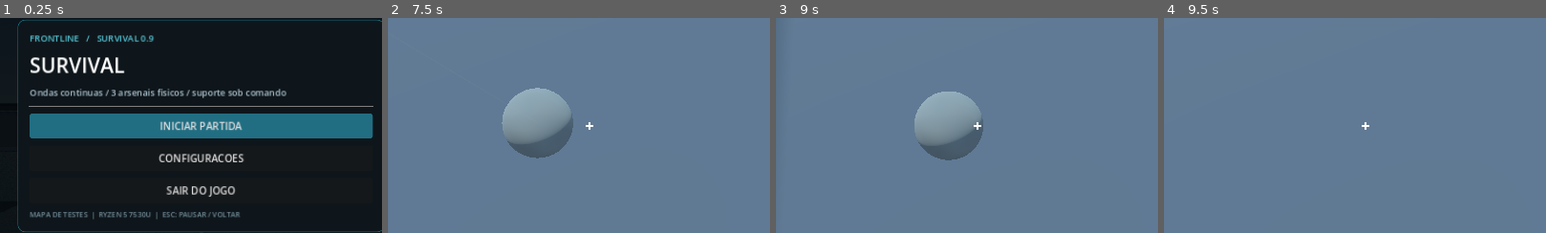
Above: before the commit, frames 1-4 (left to right).
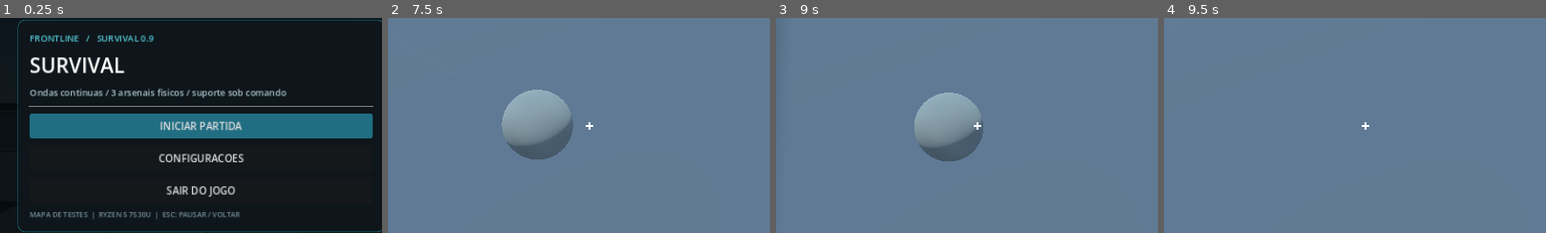
Above: after the commit, the same moments.

Repository: TPollTech/Frontline-Survival
Game: Godot game, scene res://scenes/main.tscn
The game is run twice, just before and just after one commit, with the same random seed, the same clock (stepped at 60 frames per second) and the same inputs.
Inputs (mouse positions are % of the whole screen's width and height, from its top left):
- Up to frame 1 (0.25 s): no input
- Up to frame 2 (7.5 s): click "INICIAR PARTIDA" at 0.5 s; tap Enter at 1.25, 1.35 s; move the mouse to (55, 50) at 1.27 s; hold W 1.28-6.53 s; click (55, 50) at 1.42 s; tap Space at 1.52, 2.27, 3.77, 4.52, 5.27, 6.77 s; move the mouse to (45, 50) at 2.02 s; tap Keypad Enter at 2.1 s; click (45, 50) at 2.17 s; move the mouse to (52, 48) at 2.77 s; tap F at 2.85 s; click (52, 48) at 2.92 s; move the mouse to (49, 52) at 3.52 s; tap 1 at 3.6 s; click (49, 52) at 3.67 s; move the mouse to (57, 51) at 4.27 s; tap 5 at 4.35 s; click (57, 51) at 4.42 s; move the mouse to (42, 49) at 5.02 s; tap 3 at 5.1 s; click (42, 49) at 5.17 s; move the mouse to (51, 50) at 5.77 s; tap 4 at 5.85 s; click (51, 50) at 5.92 s; move the mouse to (46, 48) at 6.52 s; hold D 6.53-7.28 s; tap N at 6.6 s; click (46, 48) at 6.67 s; move the mouse to (55, 50) at 7.27 s; hold W from 7.28 s (still down); hold C from 7.28 s (still down); click (55, 50) at 7.42 s
- Up to frame 3 (9 s): keep holding W; tap Space at 7.52, 8.27 s; move the mouse to (45, 50) at 8.02 s; release C at 8.03 s; tap Ctrl at 8.1 s; click (45, 50) at 8.17 s; move the mouse to (52, 48) at 8.77 s; hold Shift from 8.78 s (still down); click (52, 48) at 8.92 s
- Up to frame 4 (9.5 s): keep holding W; keep holding Shift
The pictures show only the part of the screen within x 24-74%, y 25-75%; the shares and areas given below are measured in that part.

The runs differ from the first frame. In frame 2, 0.3% of the frame differs, in the area x 29-49%, y 32-66%; in frame 3, 0.2%; in frame 4, nothing differs.

Commit message:
fix(0.9.1): pintar viewmodels com cores dos vertices e alinhar mira ADS

Diff:
--- a/scripts/player.gd
+++ b/scripts/player.gd
@@ -1,5 +1,7 @@
 extends CharacterBody3D
 class_name SurvivalPlayer
+
+const GunMaterials = preload("res://scripts/weapon_materials.gd")
 
 signal grenade_requested
 signal hit_confirmed
@@ -144,7 +146,11 @@
     camera.fov = lerpf(camera.fov, GameSettings.field_of_view * 0.70 if aim else GameSettings.field_of_view, minf(1.0, delta * 12.0))
     walk_clock += delta * movement.length() * (12.0 if sprinting else 8.0)
     shot_spread_kick = move_toward(shot_spread_kick, 0.0, delta * 1.25)
-    var gun_target := Vector3(0.015, -0.20, -0.59) if aim else Vector3(0.34, -0.27, -0.63)
+    # Align the physical front/rear sight with the camera's central ray.
+    # No on-screen crosshair: the actual sight must indicate point of aim.
+    var sight_height: float = float({"pistol": 0.115, "smg": 0.232, "rifle": 0.232, "shotgun": 0.140, "lmg": 0.232}.get(weapon_id, 0.20))
+    var sight_y := -viewmodel_scale * sight_height
+    var gun_target := Vector3(0.0, sight_y, -0.62) if aim else Vector3(0.34, -0.27, -0.63)
     gun_target.y += sin(walk_clock) * 0.007 * movement.length()
     recoil = move_toward(recoil, 0.0, delta * 2.0)
     if reloading:
@@ -209,7 +215,6 @@
     var kick_degrees := 0.55 if weapon_id == "shotgun" else (0.22 if weapon_id == "smg" else 0.32)
     if aim:
         kick_degrees *= 0.78
-    camera.rotation.x = clampf(camera.rotation.x + deg_to_rad(kick_degrees), -1.45, 1.45)
     flash_timer = 0.047 if weapon_id != "shotgun" else 0.080
     shot_anim = 1.0
     muzzle_flash.visible = true
@@ -242,6 +247,9 @@
                 target.take_damage(base_damage * multiplier * (1.0 + 0.24 * upgrades))
                 did_hit = true
     shot_fired.emit(impact_point, did_hit)
+    # Recoil occurs AFTER the raycast so a first shot goes through the sight,
+    # not through the already-kicked camera direction.
+    camera.rotation.x = clampf(camera.rotation.x + deg_to_rad(kick_degrees), -1.45, 1.45)
     if did_hit:
         hit_confirmed.emit()
         if did_headshot:
@@ -423,6 +431,7 @@
             continue
         part.name = part_name
         viewmodel_root.add_child(part)
+        GunMaterials.apply_colors(part)
         part.scale = Vector3.ONE * viewmodel_scale
         part.position.z = viewmodel_depth
         if part_name == "mag":
